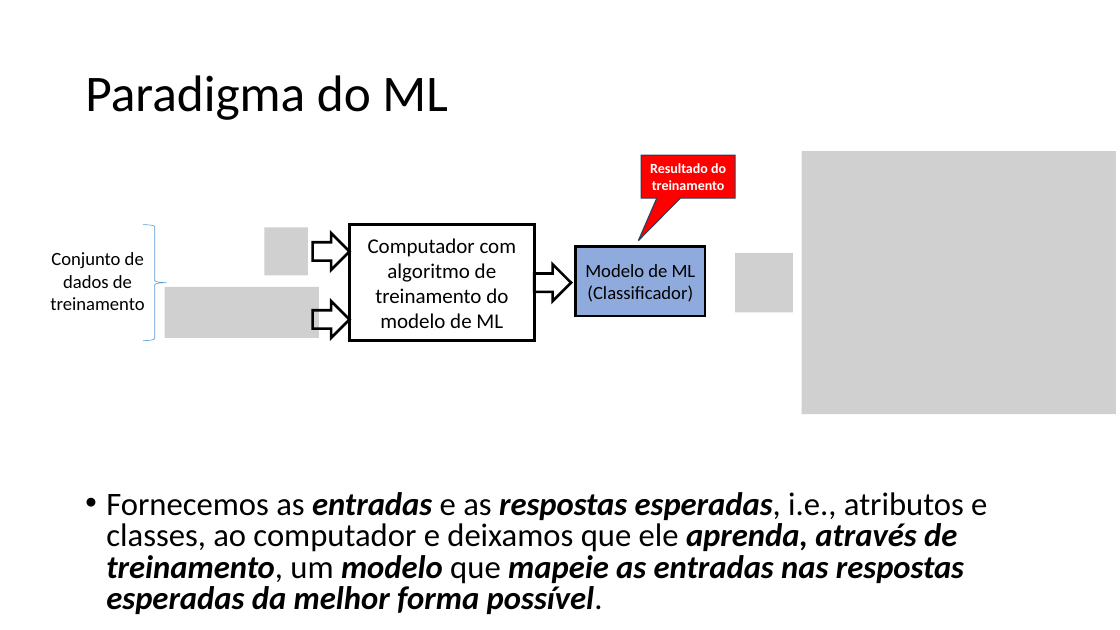
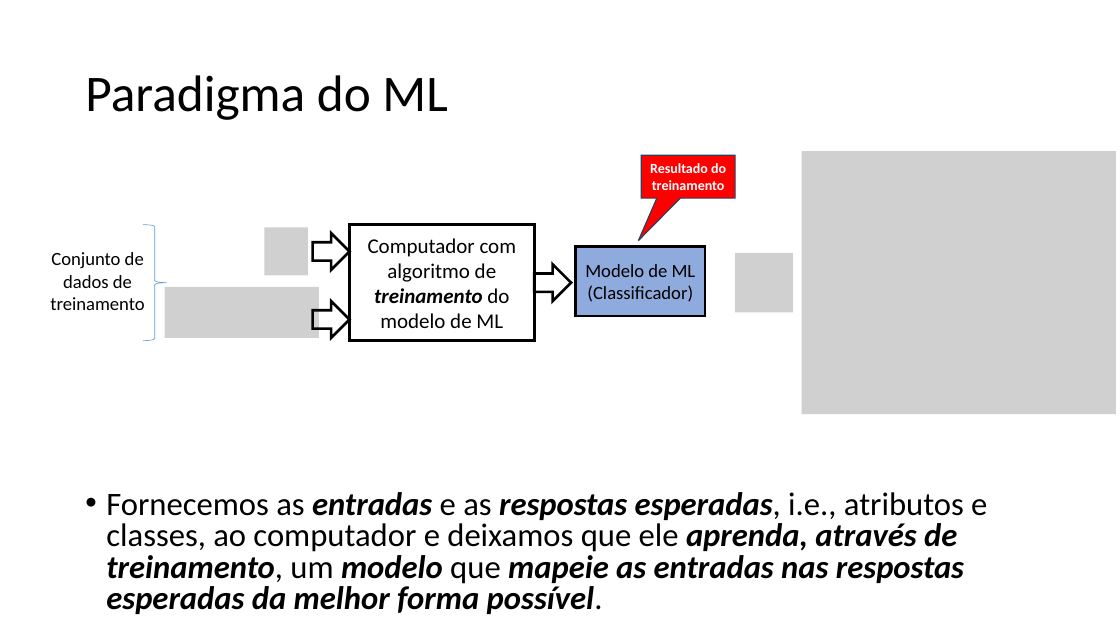
Before and after one commit to zz4fap/t320_aprendizado_de_maquina, a slide deck: slide 7 of slides/Lab1_Ex2.pptx. Drawn at 1120x630 pixels with LibreOffice and Linux fonts; fonts in the diff are those of the drawing; grey boxes stand for pictures. Boxes give left, top, right and bottom in pixels: in the first picture for what was removed or moved away, otherwise in the second. Text is boxed around its words. In the diff, an @@ line names an element or a change of style, - is before the commit and + after.

```diff
--- a/slides/Lab1_Ex2.pptx
+++ b/slides/Lab1_Ex2.pptx
@@ rectangle "Computador com algoritmo de treinamento ..." at <box>350,225,534,341</box>: bold on, italic on in "treinamento" @@
```
Also in this commit, not shown: 1 other slide changed, 3 other files.
